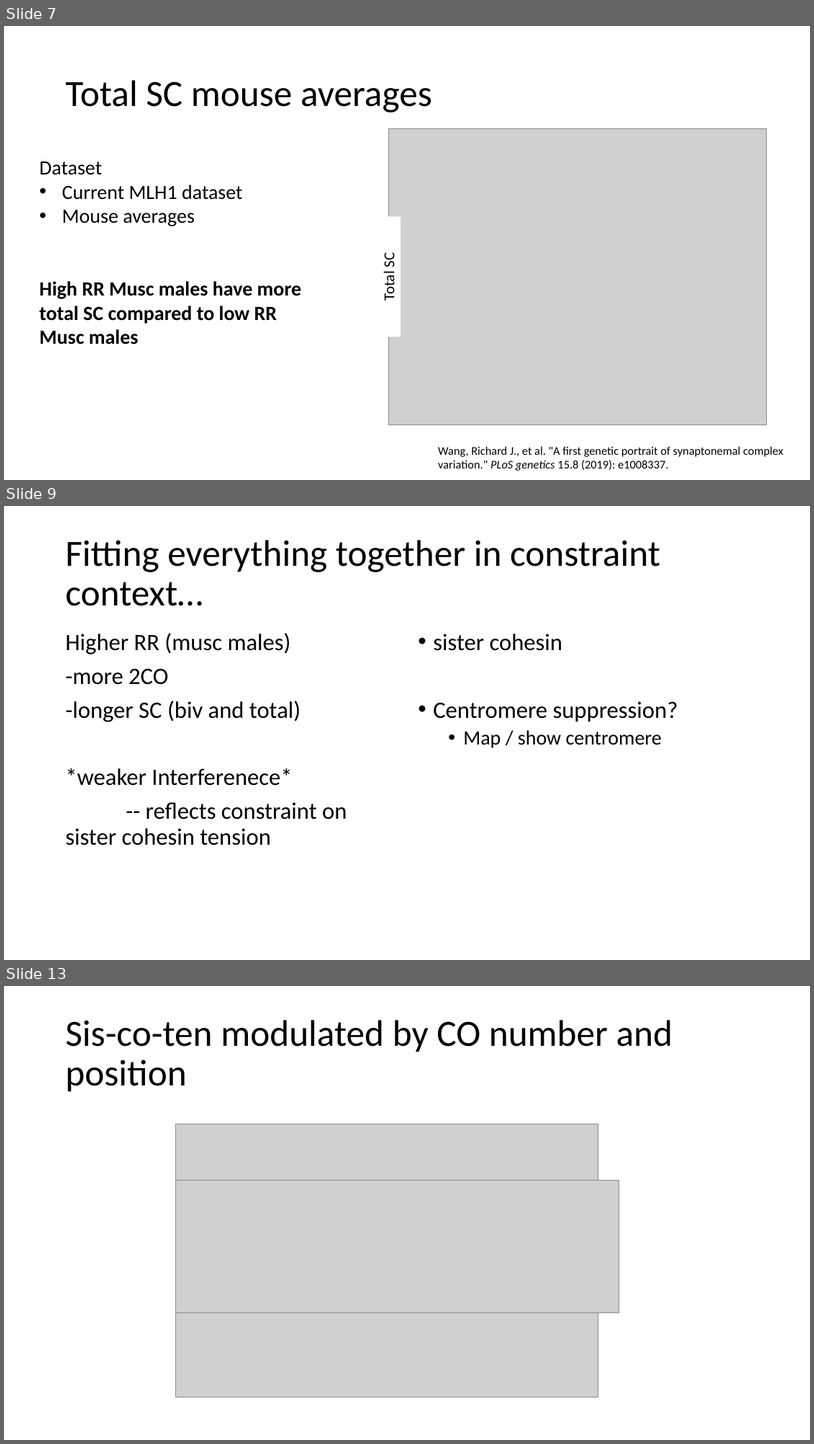
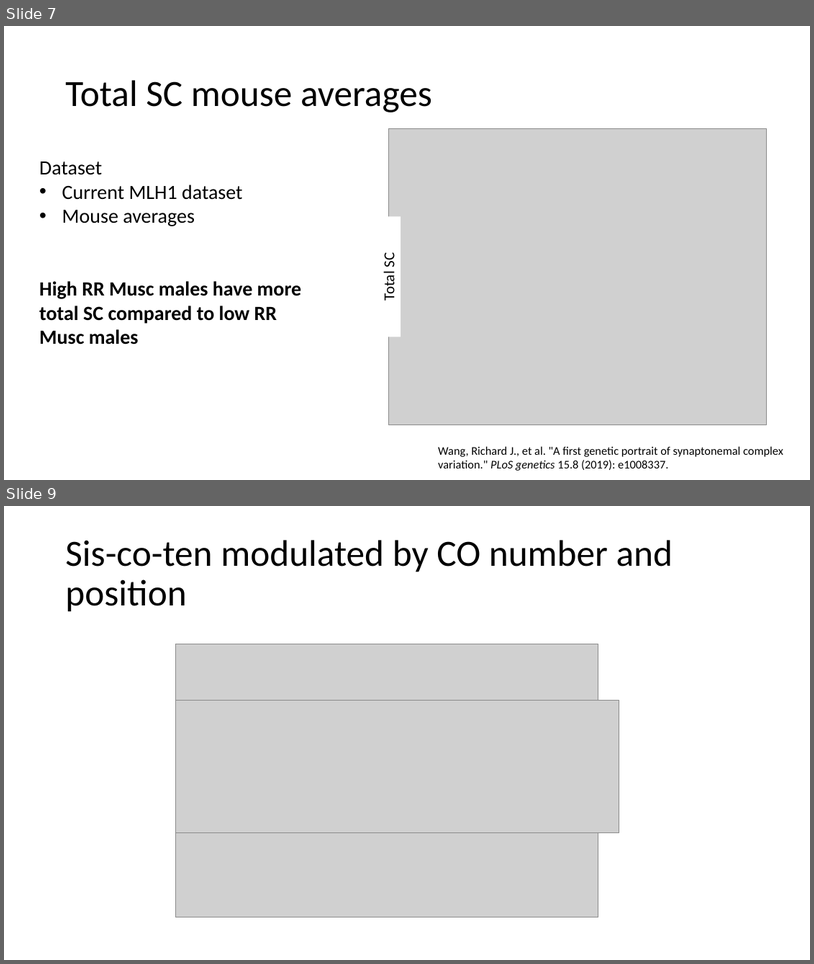
Before and after one commit to petersoapes/MLH1repo, a slide deck: AP_lab_meeting_9.11.19.pptx. Shown one above the other, each under a label of ours: slides 7, 9 and 13 before the commit, slides 7 and 9 after it; the slides between them are not shown. The pictures are 814x1444 and 814x964 pixels, drawn with LibreOffice and Linux fonts; fonts in the diff are those of the drawing; grey boxes stand for pictures. Boxes give left, top, right and bottom in pixels: in the first picture for what was removed or moved away, otherwise in the second. Text is boxed around its words. In the diff, an @@ line names an element or a change of style, - is before the commit and + after.

```diff
--- a/AP_lab_meeting_9.11.19.pptx
+++ b/AP_lab_meeting_9.11.19.pptx
@@ slide 9 removed at <box>4,506,810,960</box>, background #FFFFFF @@
@@ title removed at <box>65,540,661,606</box> @@
-Fitting everything together in constraint context…
@@ text removed at <box>65,633,347,845</box> @@
-Higher RR (musc males)
--more 2CO
--longer SC (biv and total)
-*weaker Interferenece*
--- reflects constraint on sister cohesin tension
@@ text removed at <box>433,633,679,748</box> @@
-• sister cohesin
-• Centromere suppression?
-  • Map / show centromere
@@ what was slide 13 is now slide 9 @@
```
Also in this commit, not shown: 3 slides changed, 5 slides added, 4 other slides removed, 1 other file.
